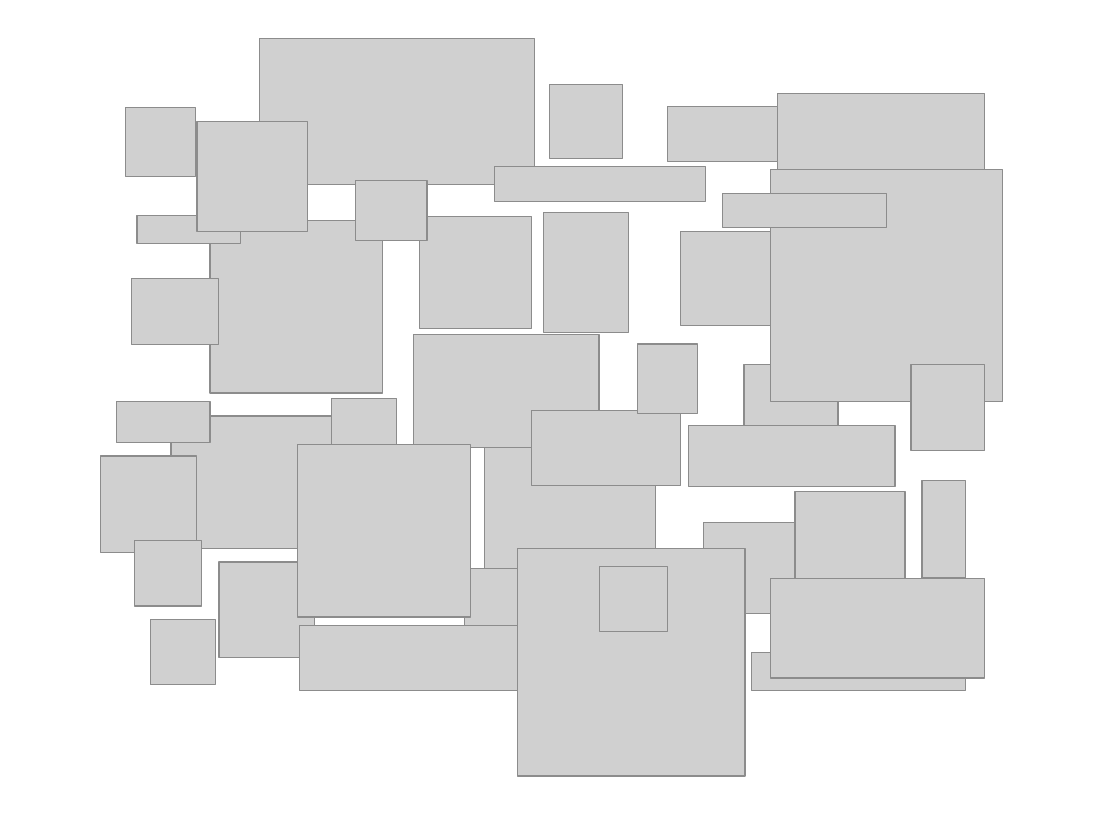
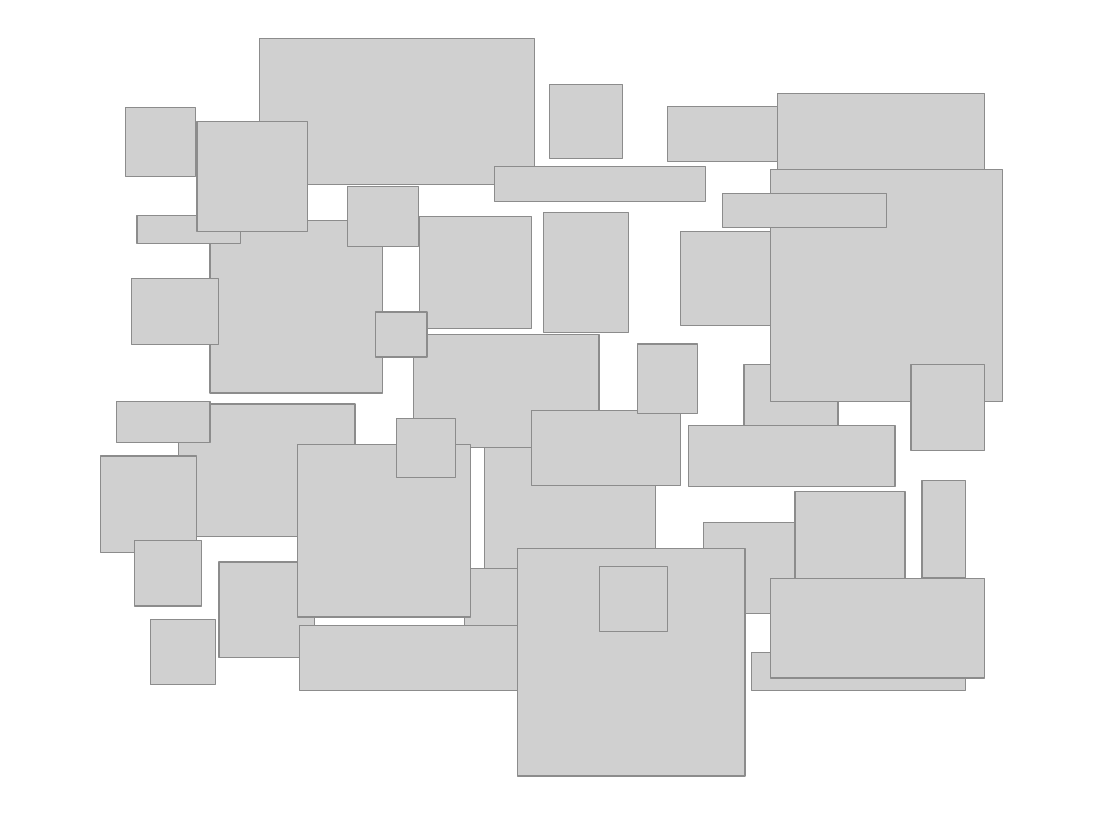
Before and after one commit to kaitoy/blog, a slide deck: slide 1 of docs/images/frontends.png.pptx. Drawn at 1120x840 pixels with LibreOffice and Linux fonts; fonts in the diff are those of the drawing; grey boxes stand for pictures. Boxes give left, top, right and bottom in pixels: in the first picture for what was removed or moved away, otherwise in the second. Text is boxed around its words. In the diff, an @@ line names an element or a change of style, - is before the commit and + after.

```diff
--- a/docs/images/frontends.png.pptx
+++ b/docs/images/frontends.png.pptx
@@ picture: place and size @@
-picture at (356,180,428,241)
+picture at (347,186,419,246)
@@ picture added at (376,312,428,357) @@
@@ picture: place and size @@
-picture at (171,416,348,548)
+picture at (178,404,355,536)
@@ picture removed at (332,399,398,457) @@
@@ picture added at (396,419,455,477) @@
```
Also in this commit, not shown: 10 other files.
